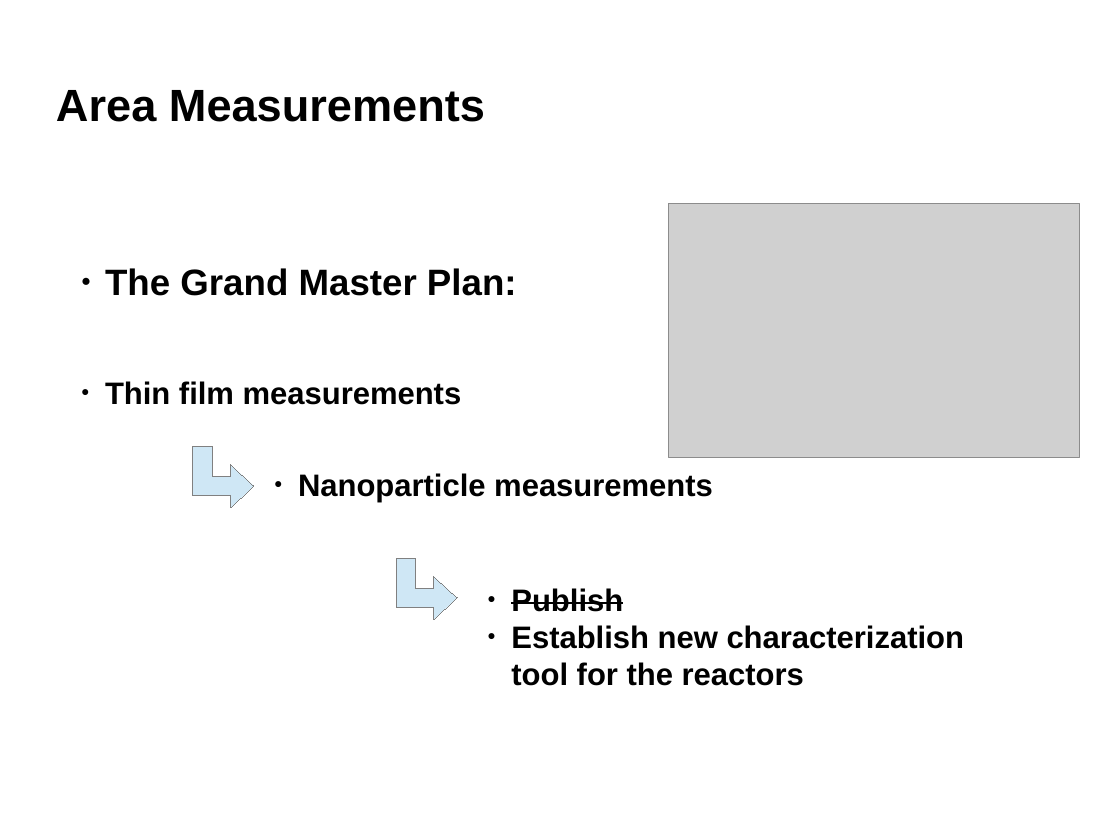
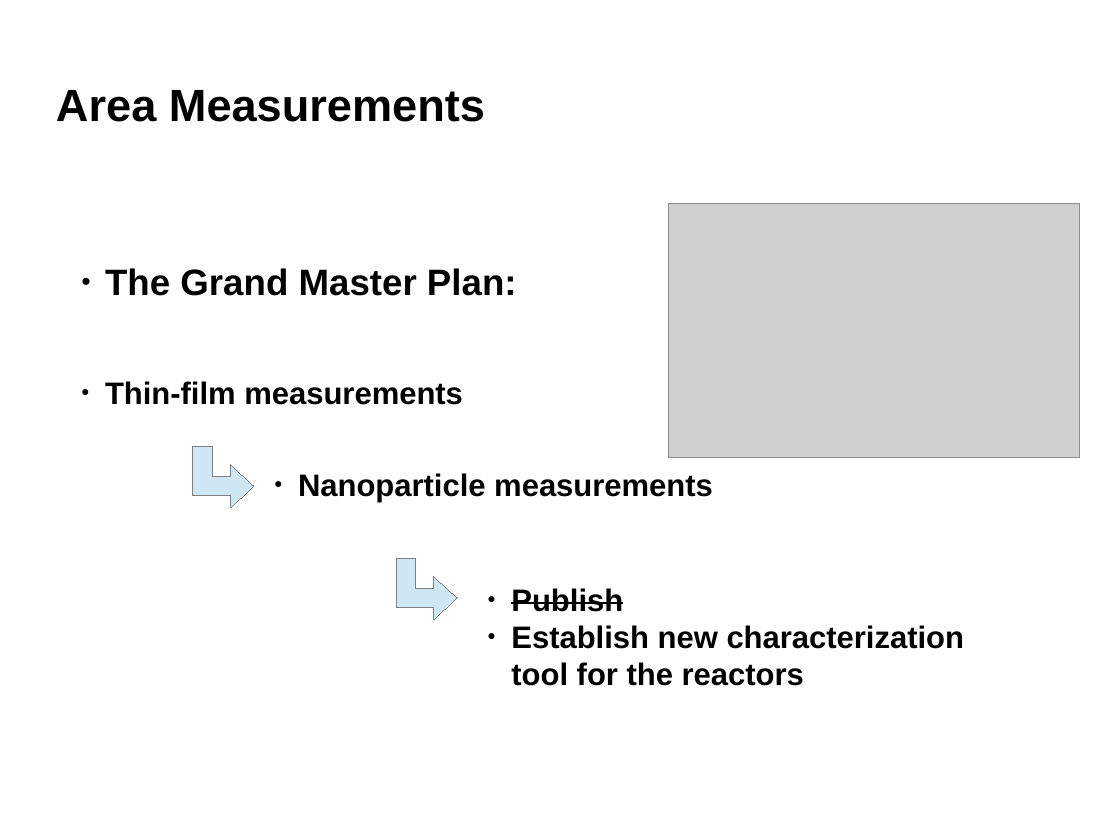
Before and after one commit to robertjensen/Thesis, a slide deck: slide 23 of defence/presentaation.odp (slide 21 before the commit). Drawn at 1120x840 pixels with LibreOffice and Linux fonts; fonts in the diff are those of the drawing; grey boxes stand for pictures; background and template pictures are left out. Boxes give left, top, right and bottom in pixels: in the first picture for what was removed or moved away, otherwise in the second. Text is boxed around its words. In the diff, an @@ line names an element or a change of style, - is before the commit and + after.

```diff
--- a/defence/presentaation.odp
+++ b/defence/presentaation.odp
@@ text at (105,381,463,405): text changed @@
-● Thin film measurements
+● Thin-film measurements
```
Also in this commit, not shown: 10 other slides changed, 10 slides added, 5 slides removed, 10 other files.
